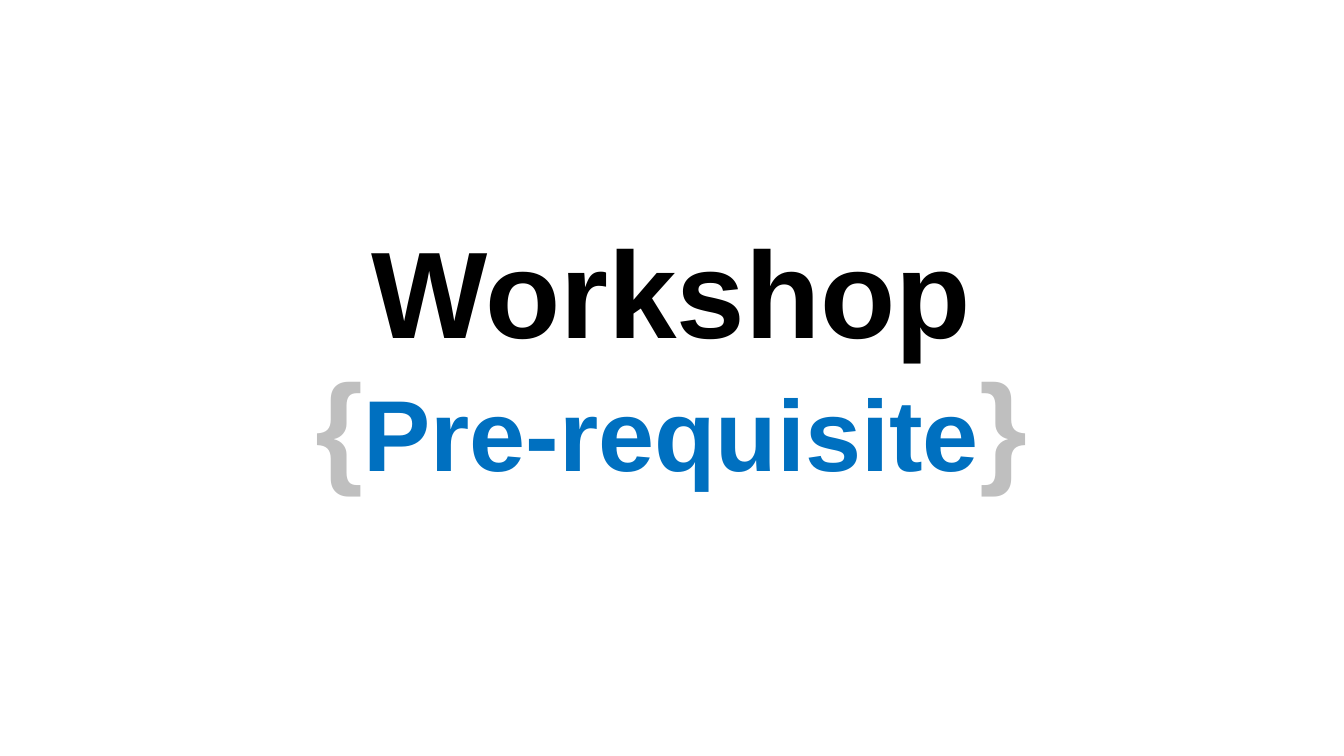
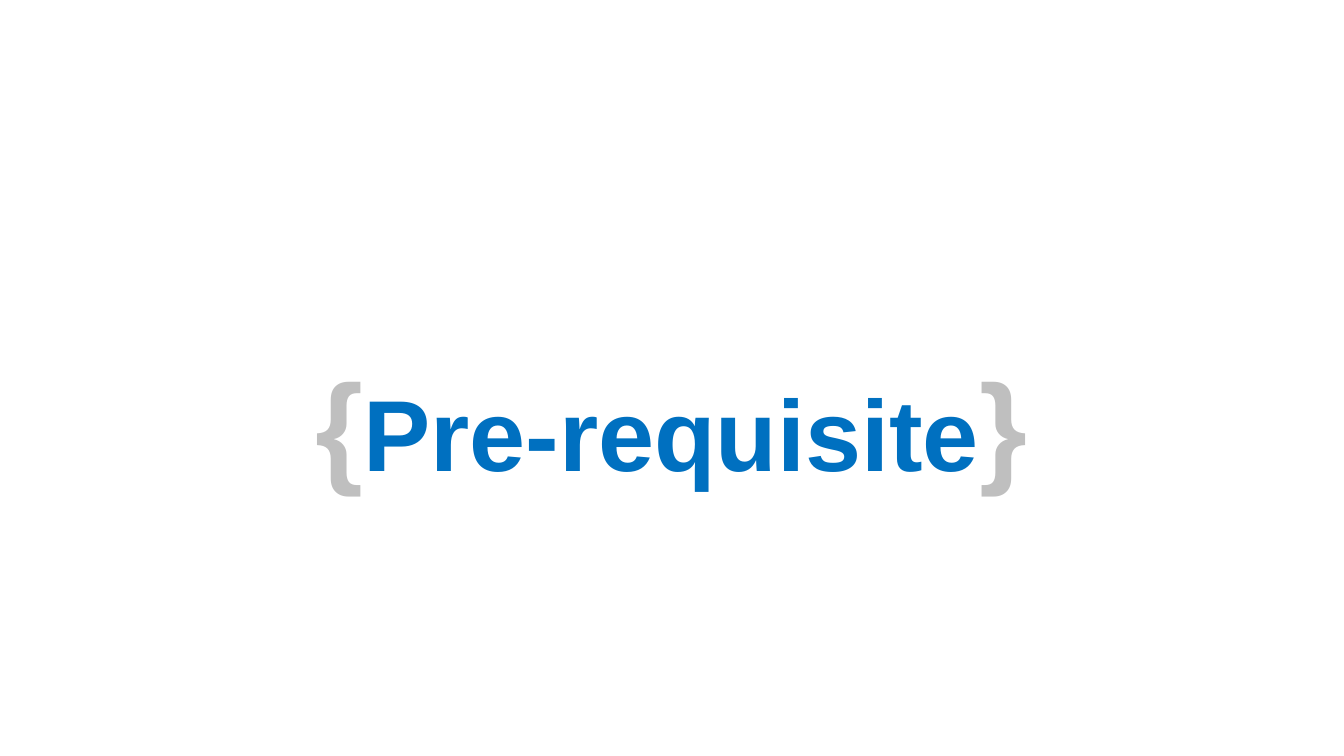
Before and after one commit to aephidayatuloh/web_scraping, a slide deck: slide 2 of Web Scraping Using R (Tidyverse Approach).pptx. Drawn at 1344x756 pixels with LibreOffice and Linux fonts; fonts in the diff are those of the drawing; background and template pictures are left out. Boxes give left, top, right and bottom in pixels: in the first picture for what was removed or moved away, otherwise in the second. Text is boxed around its words. In the diff, an @@ line names an element or a change of style, - is before the commit and + after.

```diff
--- a/Web Scraping Using R (Tidyverse Approach).pptx
+++ b/Web Scraping Using R (Tidyverse Approach).pptx
@@ title at [363, 398, 979, 489]: text changed @@
-Workshop
-{Pre-requisite}
+{Pre-requisite}
```
Also in this commit, not shown: 3 other slides changed, 1 other file.
